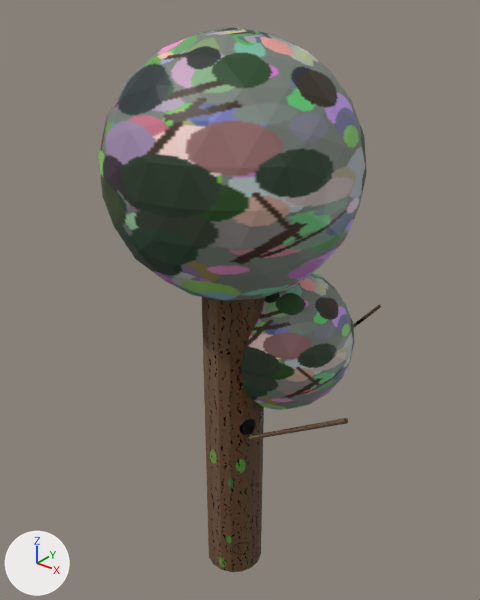
An edit to the glTF model assets/models/trees/tree_4.glb, drawn before and after from the same camera.
Rendered twice from a camera (50 mm lens) standing at (1.98, -2.42, 3.28) and looking at (-0.01, 0.06, 1.75). Arrows for +X, +Y and +Z are at lower left; the lights stay in place. Where no turn or scale is listed for an object, it has been applied to the vertices. Vertices at the same position are counted once.

The older version as bpy lines, for what is in view:
```python
mat_mat_tree_4_crown0 = principled_material('mat_tree_4_crown0')
mat_mat_tree_4_crown0.texture = img_tree_4_crown
mat_mat_tree_4_crown1 = principled_material('mat_tree_4_crown1')
mat_mat_tree_4_crown1.texture = img_tree_4_crown
me_tree_4_branch2 = bpy.data.meshes.new('tree_4_branch2')
me_tree_4_branch2.from_pydata(...)  # 26 vertices, 48 faces; spans x -0.008..0.873, y -0.312..0.011, z 0.861..1.584
me_tree_4_branch2.materials.append(mat_mat_tree_4_branch2)
me_tree_4_crown0 = bpy.data.meshes.new('tree_4_crown0')
me_tree_4_crown0.from_pydata(...)  # an icosphere of 320 faces spanning x -0.627..0.627, y -0.627..0.627, z 1.836..3.089
me_tree_4_crown0.materials.append(mat_mat_tree_4_crown0)  # picture img_tree_4_crown
me_tree_4_crown1 = bpy.data.meshes.new('tree_4_crown1')
me_tree_4_crown1.from_pydata(...)  # an icosphere of 320 faces spanning x -0.31..0.508, y -0.108..0.71, z 1.052..1.87
me_tree_4_crown1.materials.append(mat_mat_tree_4_crown1)  # picture img_tree_4_crown
me_tree_4_trunk = bpy.data.meshes.new('tree_4_trunk')
me_tree_4_trunk.from_pydata(...)  # a 16-sided cylinder along z spanning x -0.17..0.17, y -0.17..0.17, z 0.0..1.84
me_tree_4_trunk.materials.append(mat_mat_tree_4_trunk)
ob_tree_4_branch2 = bpy.data.objects.new('tree_4_branch2', me_tree_4_branch2)
ob_tree_4_branch2.location = (0.0, 0.0, 0.0)
ob_tree_4_crown0 = bpy.data.objects.new('tree_4_crown0', me_tree_4_crown0)
ob_tree_4_crown0.location = (0.0, 0.0, 0.0)
ob_tree_4_crown1 = bpy.data.objects.new('tree_4_crown1', me_tree_4_crown1)
ob_tree_4_crown1.location = (0.0, 0.0, 0.0)
ob_tree_4_trunk = bpy.data.objects.new('tree_4_trunk', me_tree_4_trunk)
ob_tree_4_trunk.location = (0.0, 0.0, 0.0)
```
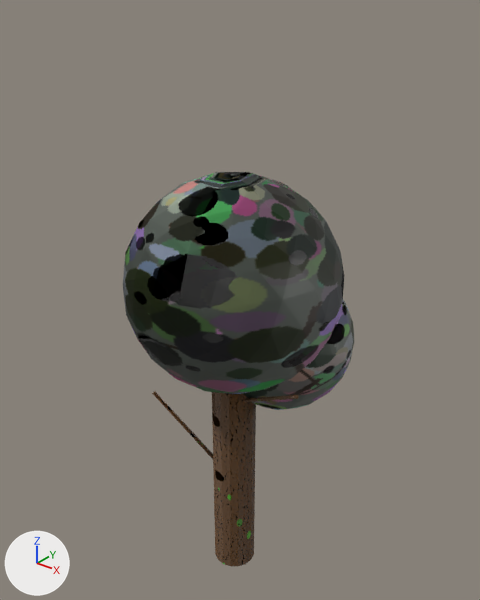
What differs and where, as boxes (x1, y1, x2, y2) in the pictures (480 x 600 px):
'tree_4_crown0', surface changed, mesh turned
    before: (99, 27, 367, 301)
    after: (123, 172, 344, 395)
'tree_4_trunk', mesh turned
    before: (202, 297, 266, 572)
    after: (212, 392, 256, 566)
'tree_4_crown1', surface changed
    both: (241, 272, 354, 410)
'tree_4_branch2', reshaped (45% narrower, 65% shorter)
    before: (248, 418, 348, 440)
    after: (244, 395, 299, 402)

The change, as a list of edits to the scene's bpy script:
```text
Add img_tree_4_crown_bump:
    img_tree_4_crown_bump = load_image('tree_4_crown_bump', '_unpacked/tree_4_crown_bump', 256, 256, 'Non-Color')
Change mat_mat_tree_4_crown0:
    add n3 = _N.new('ShaderNodeNormalMap'); n3.name = 'Normal Map'
    add n3.uv_map = 'UVMap'
    add n4 = _N.new('ShaderNodeTexImage'); n4.name = 'Image Texture.001'
    add n4.image = img_tree_4_crown_bump
    where n0 = _N.new('ShaderNodeBsdfPrincipled'); n0.name = 'Principled BSDF'
    add _L.new(n3.outputs[0], n0.inputs[5])  # 'Normal' to 'Normal'
    add _L.new(n4.outputs[0], n3.inputs[1])  # 'Color' to 'Color'
Change mat_mat_tree_4_crown1:
    add n3 = _N.new('ShaderNodeNormalMap'); n3.name = 'Normal Map'
    add n3.uv_map = 'UVMap'
    add n4 = _N.new('ShaderNodeTexImage'); n4.name = 'Image Texture.001'
    add n4.image = img_tree_4_crown_bump
    where n0 = _N.new('ShaderNodeBsdfPrincipled'); n0.name = 'Principled BSDF'
    add _L.new(n3.outputs[0], n0.inputs[5])  # 'Normal' to 'Normal'
    add _L.new(n4.outputs[0], n3.inputs[1])  # 'Color' to 'Color'
Change me_tree_4_trunk:
    where me_tree_4_trunk.from_pydata(...)  # 34 vertices, 64 faces; spans x -0.17..0.17, y -0.17..0.17, z 0.0..1.84
    used by ob_tree_4_trunk; location = (0.0, 0.0, 0.0)
    me_tree_4_trunk part 1: the whole mesh is turned -140.1 degrees about the z axis through the mesh origin and scaled by 0.71
Change me_tree_4_crown0:
    where me_tree_4_crown0.from_pydata(...)  # 162 vertices, 320 faces; spans x -0.627..0.627, y -0.627..0.627, z 1.836..3.089
    used by ob_tree_4_crown0; location = (0.0, 0.0, 0.0)
    me_tree_4_crown0 part 2: the whole mesh is turned -140.1 degrees about the z axis through its middle and scaled by 0.905, then moved by (0.0, 0.0, -0.593)
Change me_tree_4_branch2:
    used by ob_tree_4_branch2; location = (0.0, 0.0, 0.0)
    remove me_tree_4_branch2.from_pydata(...)  # 26 vertices, 48 faces; spans x -0.008..0.873, y -0.312..0.011, z 0.861..1.584
    add me_tree_4_branch2.from_pydata(...)  # 26 vertices, 48 faces; spans x -0.006..0.553, y -0.211..0.01, z 1.136..1.519
    me_tree_4_branch2 part 3: 26 of 26 vertices moved; they spanned x -0.008..0.873, y -0.312..0.011, z 0.861..1.584 and now span x -0.006..0.553, y -0.211..0.01, z 1.136..1.519; mean shift (-0.159, 0.05, 0.105); largest move (0.871, -0.303, 1.565) -> (0.551, -0.203, 1.502)
```
